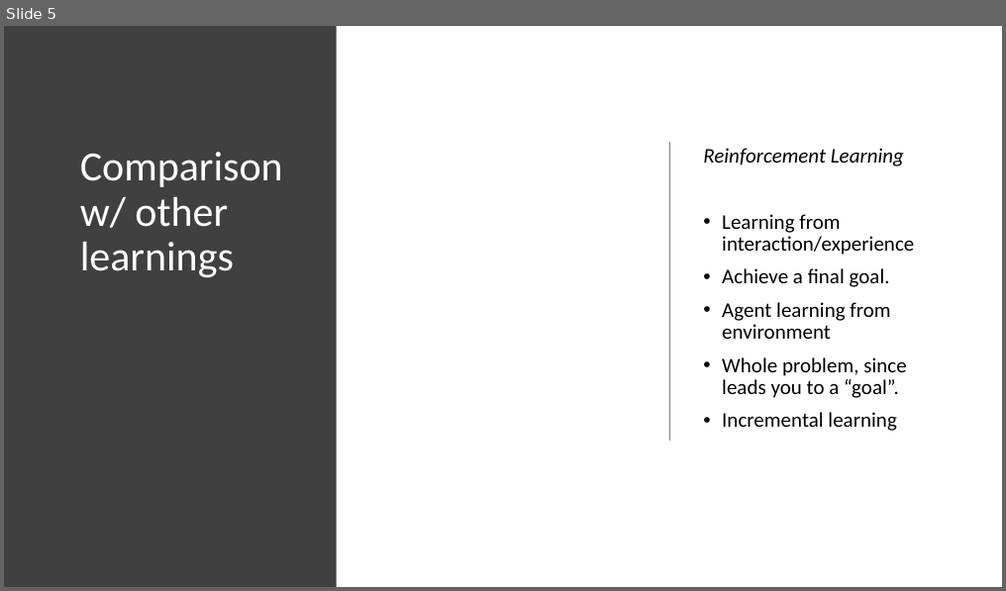
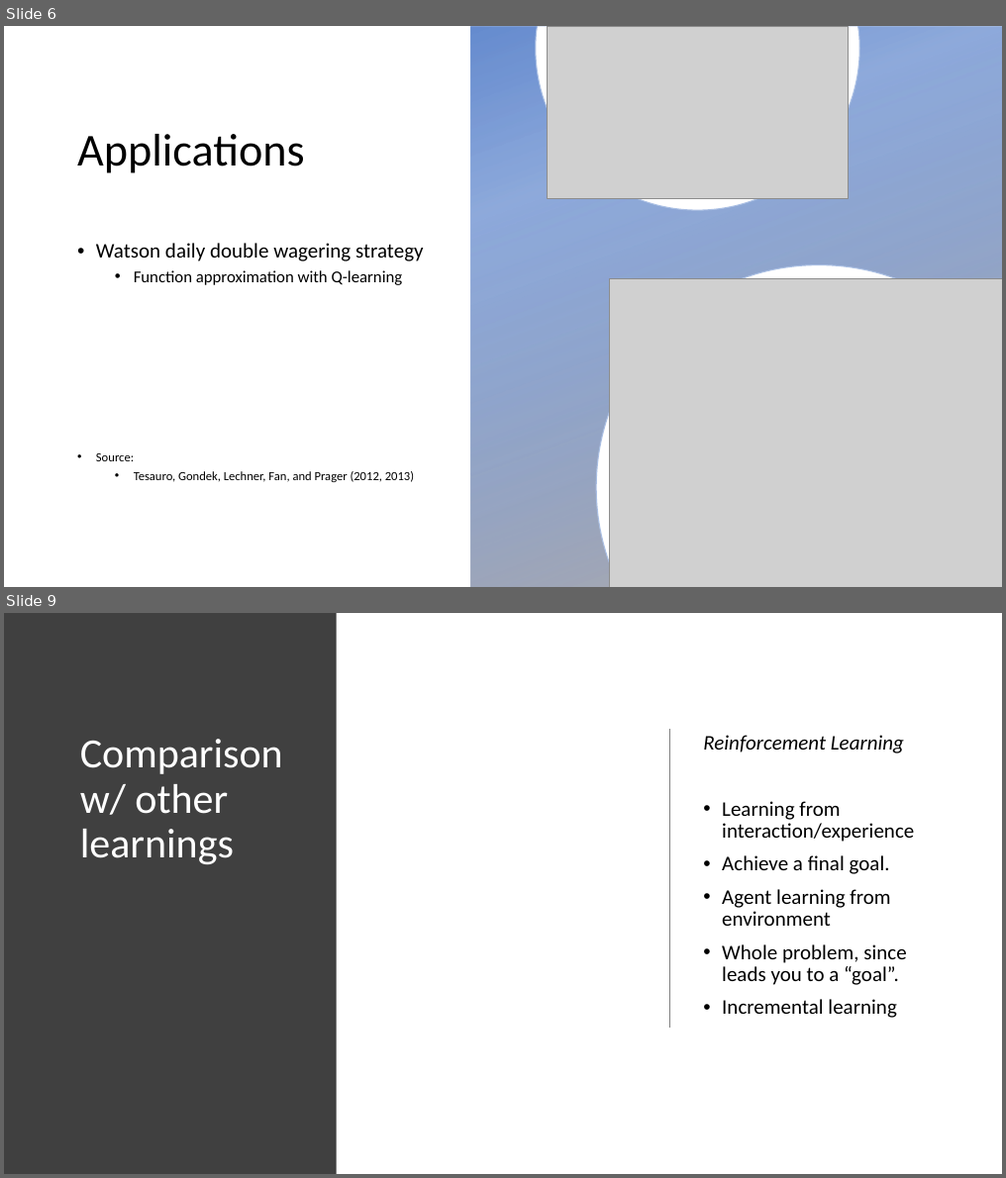
Before and after one commit to ameet123/rl_demo, a slide deck: RL.pptx. Shown one above the other, each under a label of ours: slide 5 before the commit, slides 6 and 9 after it; the slides between them are not shown. The pictures are 1006x591 and 1006x1178 pixels, drawn with LibreOffice and Linux fonts; fonts in the diff are those of the drawing; grey boxes stand for pictures; background and template pictures are left out. Boxes give left, top, right and bottom in pixels: in the first picture for what was removed or moved away, otherwise in the second. Text is boxed around its words. In the diff, an @@ line names an element or a change of style, - is before the commit and + after.

```diff
--- a/RL.pptx
+++ b/RL.pptx
@@ slide 6 added at <box>4,26,1002,587</box>, background picture (left out) @@
@@ rectangle added at <box>471,26,1002,587</box>, fill gradient #4472C4 to #AFABAB @@
@@ freeform shape added at <box>536,26,859,210</box>, fill #FFFFFF, outline #AFABAB 1 pt @@
@@ picture added at <box>547,26,847,198</box> @@
@@ title added at <box>77,134,305,174</box>, 44 pt, text #000000 @@
+Applications
@@ text added at <box>96,243,424,482</box>, 12 pt, text #000000 @@
+• Watson daily double wagering strategy
+  • Function approximation with Q-learning
+• Source:
+  • Tesauro, Gondek, Lechner, Fan, and Prager (2012, 2013)
@@ freeform shape added at <box>596,266,1002,587</box>, fill #FFFFFF, outline #AFABAB 1 pt @@
@@ picture added at <box>610,279,1002,587</box> @@
@@ what was slide 5 is now slide 9 @@
```
Also in this commit, not shown: 2 slides changed, 5 other slides added, 1 slide removed.
